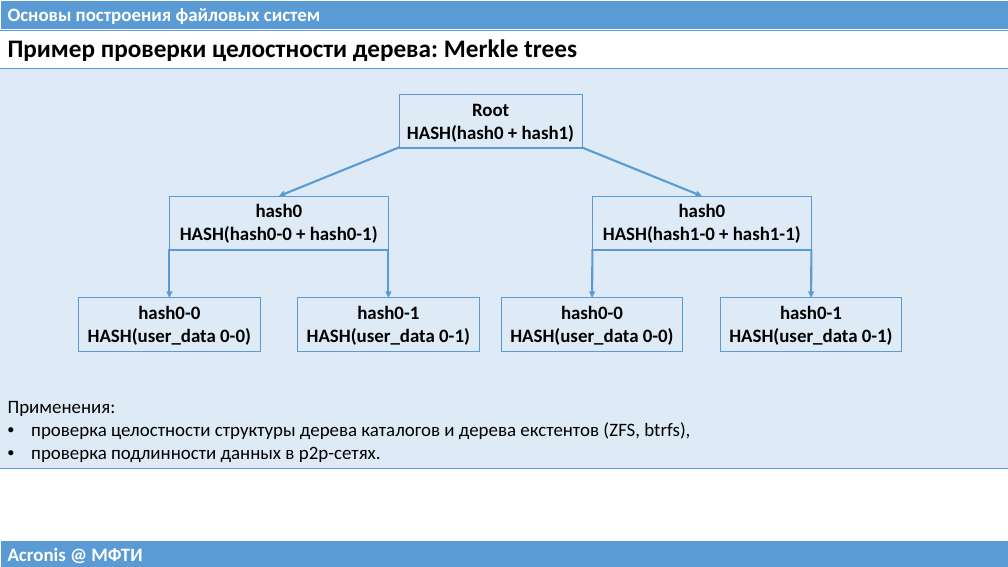
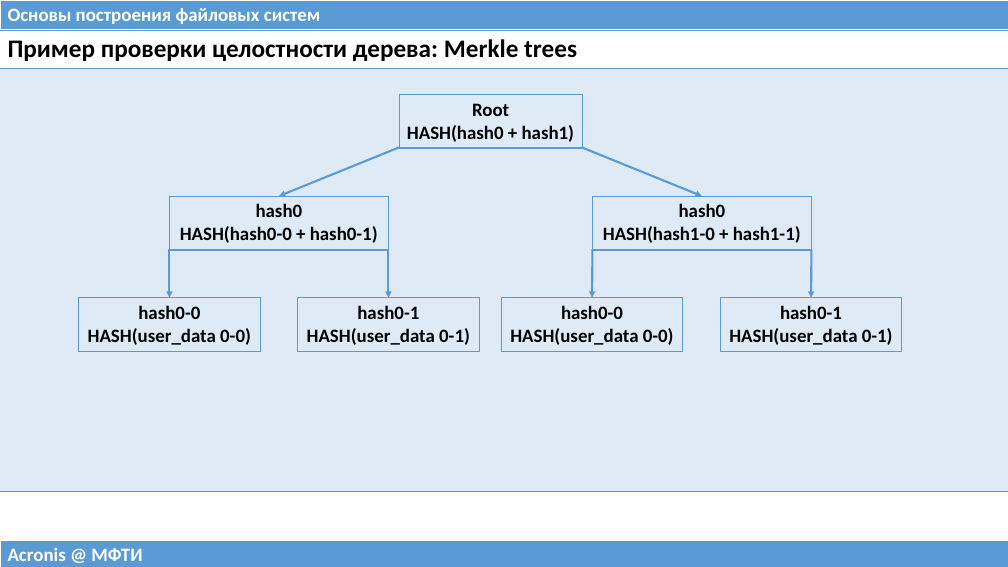
Before and after one commit to 75cc8545e7b021ed280ed0ef99fc7fc4/filesystems-101, a slide deck: slide 18 of talks/src/class07.pptx (slide 20 before the commit). Drawn at 1008x567 pixels with LibreOffice and Linux fonts; fonts in the diff are those of the drawing. Boxes give left, top, right and bottom in pixels: in the first picture for what was removed or moved away, otherwise in the second. Text is boxed around its words. In the diff, an @@ line names an element or a change of style, - is before the commit and + after.

```diff
--- a/talks/src/class07.pptx
+++ b/talks/src/class07.pptx
@@ table at bbox=[0, 30, 1008, 484] @@
-row 2, column 1: Применения: / проверка целостности структуры дерева каталогов и дерева екстентов (ZFS, btrfs), / проверка подлинности данных в p2p-сетях.
+row 2, column 1: 
```
Also in this commit, not shown: 9 other slides changed, 14 slides added, 8 slides removed, 1 other file.
